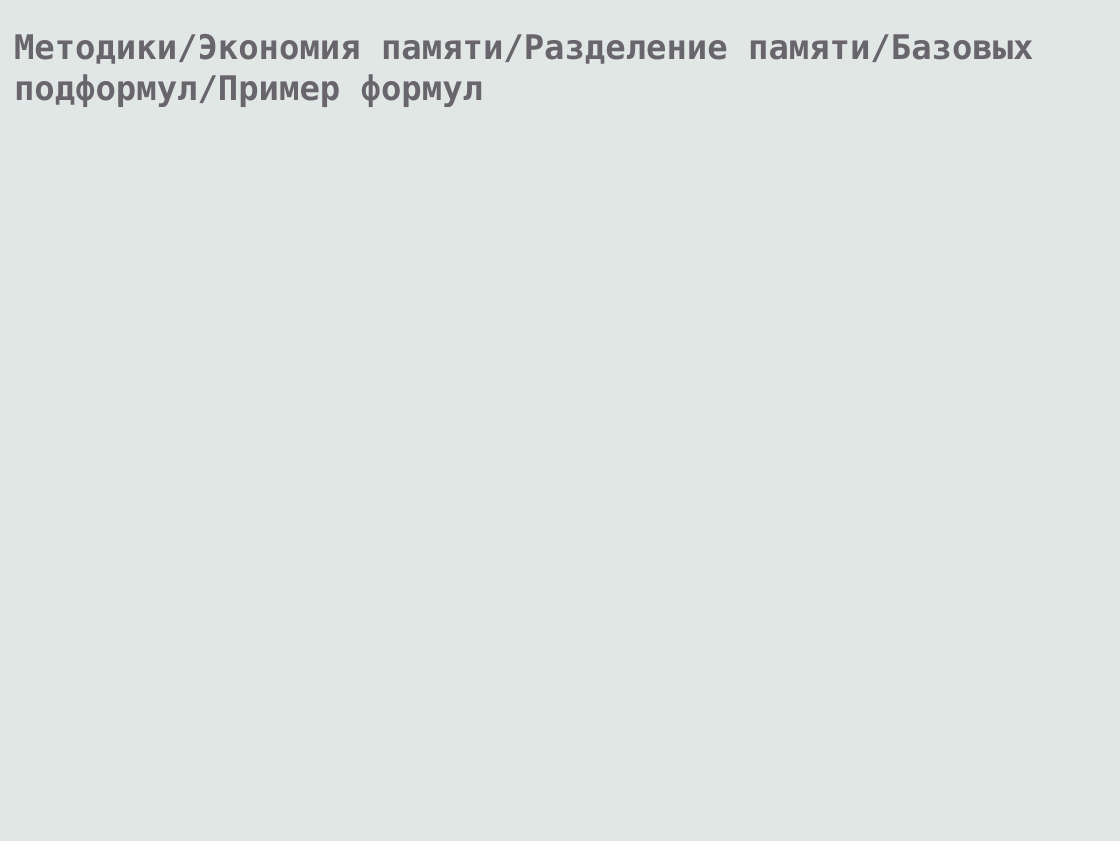
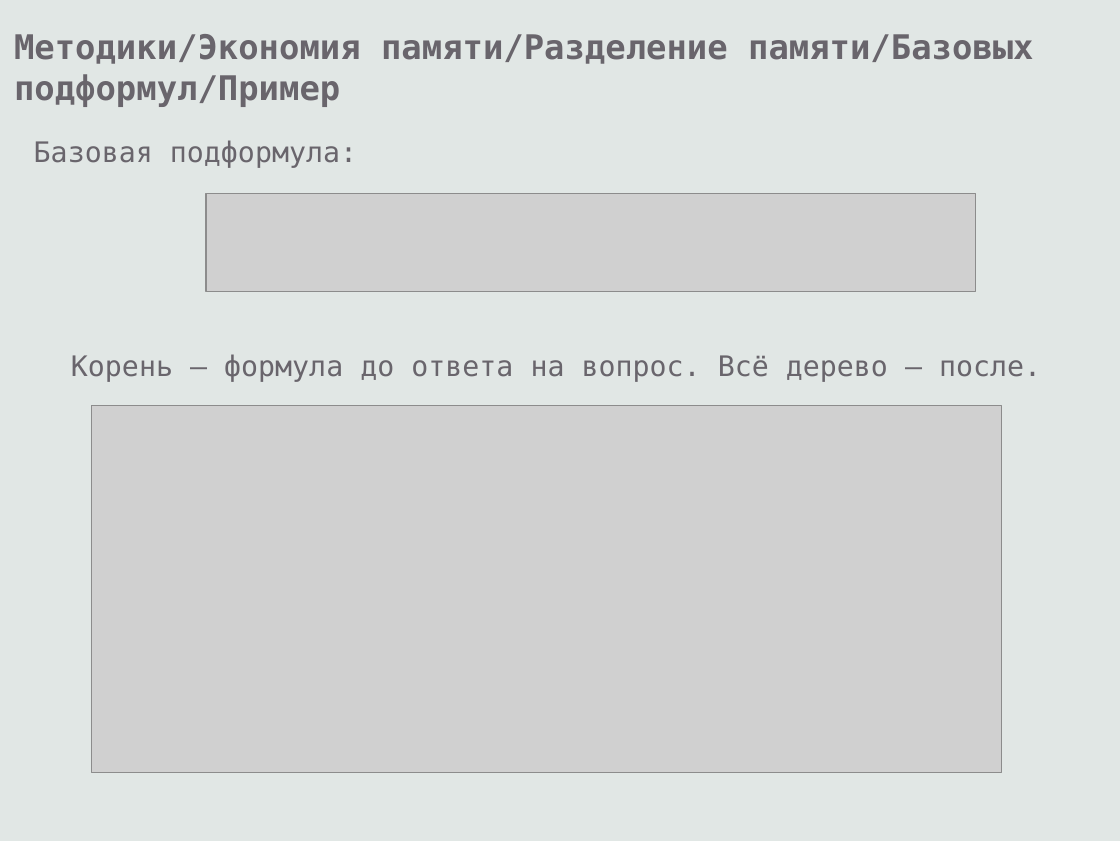
Before and after one commit to eugeneai/prisnif, a slide deck: slide 30 of brick/pres/pacman.odp (slide 26 before the commit). Drawn at 1120x841 pixels with LibreOffice and Linux fonts; fonts in the diff are those of the drawing; grey boxes stand for pictures. Boxes give left, top, right and bottom in pixels: in the first picture for what was removed or moved away, otherwise in the second. Text is boxed around its words. In the diff, an @@ line names an element or a change of style, - is before the commit and + after.

```diff
--- a/brick/pres/pacman.odp
+++ b/brick/pres/pacman.odp
@@ text at <box>14,34,1034,107</box>: text changed @@
-Методики/Экономия памяти/Разделение памяти/Базовых подформул/Пример формул
+Методики/Экономия памяти/Разделение памяти/Базовых подформул/Пример
@@ text added at <box>34,140,357,168</box>, 20 pt, text #69656C @@
+Базовая подформула:
@@ picture added at <box>206,193,976,292</box> @@
@@ text added at <box>71,354,1041,382</box>, 20 pt, text #69656C @@
+Корень – формула до ответа на вопрос. Всё дерево – после.
@@ picture added at <box>91,406,1002,772</box> @@
```
Also in this commit, not shown: 20 other slides changed, 7 slides added, 1 slide removed, 8 other files.
